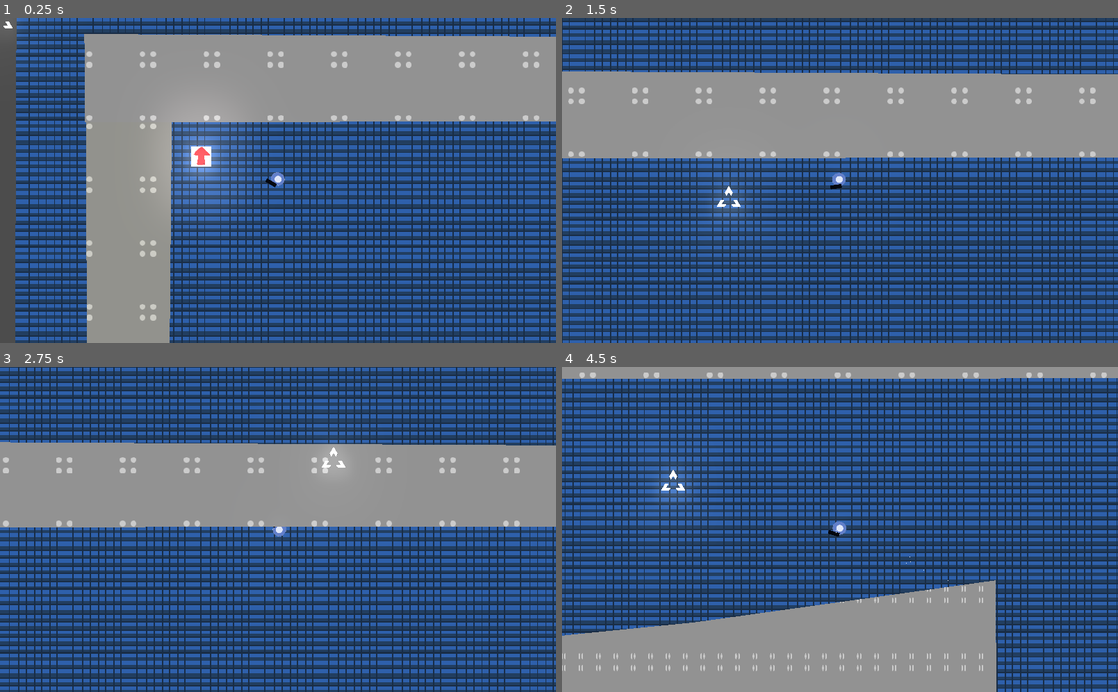
Above: before the commit, frames 1-4 (two rows, left to right).
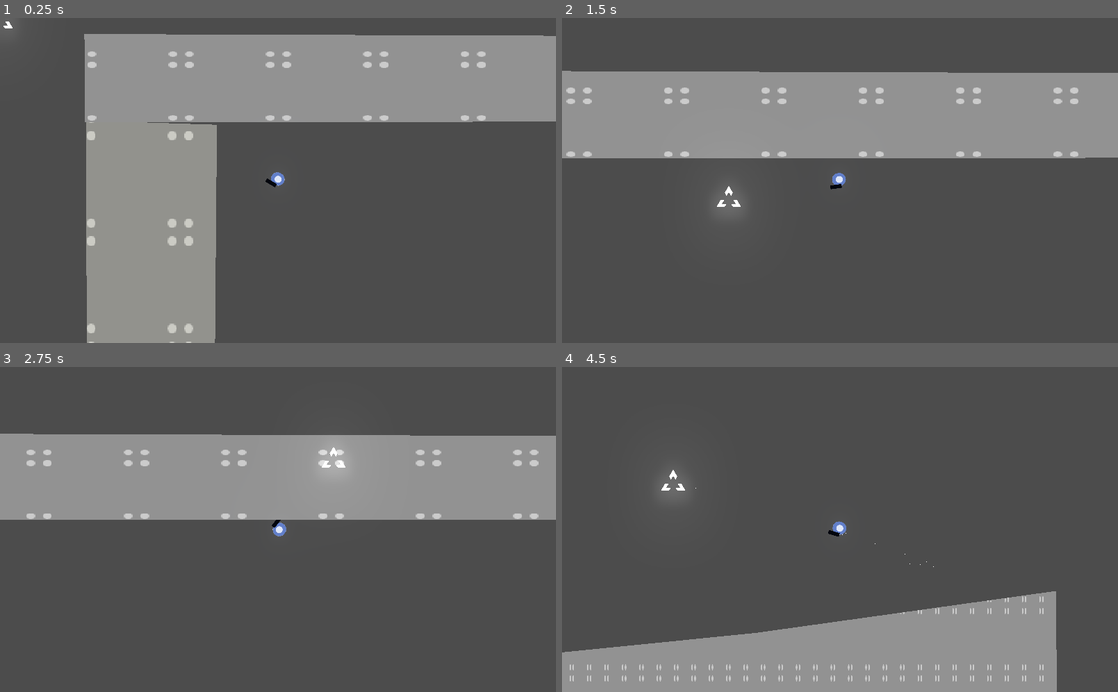
Above: after the commit, the same moments.

Repository: jnrdrgz/BadDrones
Game: Godot game, scene res://Game/Levels/Floor1.tscn
Same seed, same stepped clock (60 frames per second), same inputs: the game is played once before the commit and once after it. This scene is started directly instead of the project's main scene. The engine's default icon, where the game draws it, is replaced by a stand-in: a white triangle on a blue panel in a dark square.
Inputs (mouse positions are in pixels of both pictures, inside the frame that each line leads up to):
- Up to frame 1 (0.25 s): no input
- Up to frame 2 (1.5 s): tap Enter at 0.5 s; move the mouse to (962, 164) at 0.52 s; press the mouse at (962, 164) at 0.53 s; hold W (move_up) 0.53-1.28 s; move the mouse to (728, 196) at 1.27 s; release the mouse at (728, 196) at 1.28 s; hold S (move_down) from 1.28 s (still down); tap 1 (weapon1) at 1.35 s
- Up to frame 3 (2.75 s): move the mouse to (333, 458) at 2.02 s; release S (move_down) at 2.03 s; hold W (move_up) from 2.03 s (still down); hold 2 (weapon2) from 2.03 s (still down)
- Up to frame 4 (4.5 s): move the mouse to (812, 594) at 2.77 s; release 2 (weapon2) at 2.78 s; tap Enter at 2.85 s; move the mouse to (1006, 578) at 3.52 s; release W (move_up) at 3.53 s; press the mouse at (1006, 578) at 3.53 s; hold S (move_down) from 3.53 s (still down); move the mouse to (673, 480) at 4.27 s; release the mouse at (673, 480) at 4.28 s; tap 1 (weapon1) at 4.35 s

The runs differ from the first frame. In frame 1, 66% of the frame differs, in the area x 2-100%, y 0-100%; in frame 2, 75%; in frame 3, 78%; in frame 4, 85%, in the area x 0-100%, y 0-100%.

Commit message:
level design

Diff:
--- a/Game/Argos.tscn
+++ b/Game/Argos.tscn
@@ -9,7 +9,7 @@
 radius = 27.6666
 
 [sub_resource type="RectangleShape2D" id=2]
-extents = Vector2( 143.407, 30.1122 )
+extents = Vector2( 175.754, 30.1122 )
 
 [node name="Argos" type="KinematicBody2D" groups=[
 "argos",
@@ -34,7 +34,7 @@
 [node name="Area2D" type="Area2D" parent="."]
 
 [node name="CollisionShape2D" type="CollisionShape2D" parent="Area2D"]
-position = Vector2( 149.246, 1.26564 )
+position = Vector2( 190.246, 2.26564 )
 shape = SubResource( 2 )
 
 [node name="Explosion" parent="." instance=ExtResource( 3 )]
--- a/Game/BaseEnemy.gd
+++ b/Game/BaseEnemy.gd
@@ -18,20 +18,21 @@
 	set_player()
 
 func follow_player(delta):
-	var vec_to_player = player.global_position - global_position
-	vec_to_player = vec_to_player.normalized()
+	if player:
+		var vec_to_player = player.global_position - global_position
+		vec_to_player = vec_to_player.normalized()
 
-	global_rotation = atan2(vec_to_player.y, vec_to_player.x)
+		global_rotation = atan2(vec_to_player.y, vec_to_player.x)
 
-	var collision = move_and_collide(vec_to_player * MOVE_SPEED * delta)
+		var collision = move_and_collide(vec_to_player * MOVE_SPEED * delta)
 
-	if collision :
-		var obj_coll = collision.collider
+		if collision :
+			var obj_coll = collision.collider
 
-		if obj_coll:
-			if obj_coll.is_in_group("walls"):
-				print("Wall collision")
-				kill()
+			if obj_coll:
+				if obj_coll.is_in_group("walls"):
+					print("Wall collision")
+					kill()
 
 
 func _process(delta):
--- a/Game/BaseEnemy.tscn
+++ b/Game/BaseEnemy.tscn
@@ -4,10 +4,10 @@
 [ext_resource path="res://Game/BaseEnemy.gd" type="Script" id=2]
 
 [sub_resource type="CircleShape2D" id=1]
-radius = 8.37144
+radius = 7.03406
 
 [sub_resource type="RectangleShape2D" id=2]
-extents = Vector2( 6.84463, 6.1676 )
+extents = Vector2( 7.42544, 7.42615 )
 
 [node name="EnemyBase" type="KinematicBody2D"]
 script = ExtResource( 2 )
--- a/Game/BaseLevel.tscn
+++ b/Game/BaseLevel.tscn
@@ -24,6 +24,8 @@
 position = Vector2( 572.42, 213.317 )
 scale = Vector2( 0.1, 0.1 )
 
+[node name="PosibleEngineSpots" type="Node2D" parent="."]
+
 [node name="CanvasLayer" type="CanvasLayer" parent="."]
 layer = 0
 
--- a/Game/Enemy3.tscn
+++ b/Game/Enemy3.tscn
@@ -10,4 +10,7 @@
 [node name="Sprite" parent="." index="0"]
 scale = Vector2( 0.25, 0.25 )
 texture = ExtResource( 2 )
+
+[node name="Explosion" parent="." index="2"]
+scale = Vector2( 0.5, 0.5 )
 [connection signal="body_entered" from="Area2D" to="." method="_on_Area2D_body_entered"]
--- a/Game/Levels/Floor1.tscn
+++ b/Game/Levels/Floor1.tscn
@@ -6,6 +6,7 @@
 [ext_resource path="res://Game/Argos.tscn" type="PackedScene" id=4]
 [ext_resource path="res://Game/Stair.tscn" type="PackedScene" id=5]
 [ext_resource path="res://Game/WallPol.tscn" type="PackedScene" id=6]
+[ext_resource path="res://Game/Enemy2.tscn" type="PackedScene" id=7]
 
 [sub_resource type="Curve2D" id=1]
 _data = {
@@ -17,17 +18,24 @@
 "points": PoolVector2Array( 0, 0, 0, 0, 2662.71, -136.623, 0, 0, 0, 0, 1981.03, -137.883, 0, 0, 0, 0, 1982.48, -111.047, 0, 0, 0, 0, 2652.36, -117.397, 0, 0, 0, 0, 2662.71, -136.623 )
 }
 
+[sub_resource type="NavigationPolygon" id=3]
+vertices = PoolVector2Array( 1496.93, -867.594, 2469.91, -873.251, 1496.93, -827.996, 849.179, -804.649, 2552.59, 687.098, 2693.7, 818.129, -1712.18, 781.956, -851.594, -637.908, -1630.35, -542.586, -1529.55, -834.887, -703.043, -613.141, 2451.8, 294.002, 2272.19, 255.03, 1101.26, -167.513, -772.455, 306.753, 2471.96, -451.871, 2461.88, -99.0934, 1121.32, -351.078, 1536.53, -528.183, -1370.46, 440.237, -1386.48, 306.753, -735.08, 50.4635, -1701.5, 50.4635, -1674.81, -232.523, -703.043, -189.808, -1706.84, 472.273, -1477.25, 482.952 )
+polygons = [ PoolIntArray( 0, 1, 2, 3 ), PoolIntArray( 4, 5, 6 ), PoolIntArray( 7, 8, 9 ), PoolIntArray( 7, 9, 3, 10 ), PoolIntArray( 11, 4, 6, 12 ), PoolIntArray( 13, 12, 6, 14 ), PoolIntArray( 15, 16, 17, 18 ), PoolIntArray( 19, 20, 14 ), PoolIntArray( 21, 22, 23, 24 ), PoolIntArray( 6, 25, 26 ), PoolIntArray( 3, 2, 18, 17, 24, 10 ), PoolIntArray( 24, 17, 13, 21 ), PoolIntArray( 14, 21, 13 ), PoolIntArray( 19, 14, 6, 26 ) ]
+outlines = [ PoolVector2Array( -1712.18, 781.956, -1706.84, 472.273, -1477.25, 482.952, -1370.46, 440.237, -1386.48, 306.753, -772.455, 306.753, -735.08, 50.4635, -1701.5, 50.4635, -1674.81, -232.523, -703.043, -189.808, -703.043, -613.141, -851.594, -637.908, -1630.35, -542.586, -1529.55, -834.887, 849.179, -804.649, 1496.93, -867.594, 2469.91, -873.251, 1496.93, -827.996, 1536.53, -528.183, 2471.96, -451.871, 2461.88, -99.0934, 1121.32, -351.078, 1101.26, -167.513, 2272.19, 255.03, 2451.8, 294.002, 2552.59, 687.098, 2693.7, 818.129 ) ]
+
 [node name="Floor1" instance=ExtResource( 1 )]
 down_floor = "res://Game/Levels/TestLevel.tscn"
 up_floor = "res://Game/Levels/Floor3.tscn"
 
 [node name="Floor" type="Polygon2D" parent="." index="0"]
-position = Vector2( 0, 6.72717 )
+visible = false
+position = Vector2( 58.2598, 6.72717 )
+scale = Vector2( 1.51394, 1 )
 texture = ExtResource( 3 )
-polygon = PoolVector2Array( -106.232, -274.429, -113.359, 1507.37, 3564.27, 1521.62, 3542.89, -295.81 )
+polygon = PoolVector2Array( -196.232, -296.467, -224.224, 2881.92, 1724.03, 2822.59, 3526.73, 2636.13, 3542.89, -295.81 )
 
 [node name="StairUp" parent="." index="1" instance=ExtResource( 5 )]
-position = Vector2( 182.776, 52.2038 )
+position = Vector2( 4589.57, 1653.36 )
 up = true
 floor_to_go = "res://Game/Levels/Floor2.tscn"
 
@@ -41,7 +49,88 @@
 [node name="Camera2D" parent="Player" index="6"]
 position = Vector2( -1.84726, 0.146667 )
 
-[node name="Path2D" type="Path2D" parent="Enemies" index="0"]
+[node name="Enemy2" parent="Enemies" index="0" instance=ExtResource( 7 )]
+position = Vector2( 2851.42, 1419.38 )
+scale = Vector2( 4, 4 )
+
+[node name="Argos" parent="Enemies" index="1" instance=ExtResource( 4 )]
+position = Vector2( 933.363, 1322.35 )
+rotation = -1.5708
+
+[node name="Argos6" parent="Enemies" index="2" instance=ExtResource( 4 )]
+position = Vector2( 539.688, 1227.11 )
+
+[node name="Argos2" parent="Enemies" index="3" instance=ExtResource( 4 )]
+position = Vector2( 946.062, 1511.25 )
+rotation = 1.61094
+
+[node name="Argos3" parent="Enemies" index="4" instance=ExtResource( 4 )]
+position = Vector2( 2466.99, 710.589 )
+rotation = 3.16079
+
+[node name="Argos7" parent="Enemies" index="5" instance=ExtResource( 4 )]
+position = Vector2( 1602.3, 1142.92 )
+rotation = -0.13439
+
+[node name="Argos8" parent="Enemies" index="6" instance=ExtResource( 4 )]
+position = Vector2( 3946.4, 1183.19 )
+rotation = -3.10669
+
+[node name="Argos16" parent="Enemies" index="7" instance=ExtResource( 4 )]
+position = Vector2( 4334.58, 475.961 )
+rotation = -3.5116
+
+[node name="Argos17" parent="Enemies" index="8" instance=ExtResource( 4 )]
+position = Vector2( 4299.67, 799.005 )
+rotation = -2.4295
+
+[node name="Argos18" parent="Enemies" index="9" instance=ExtResource( 4 )]
+position = Vector2( 4358.34, 552.264 )
+rotation = -3.10669
+
+[node name="Argos19" parent="Enemies" index="10" instance=ExtResource( 4 )]
+position = Vector2( 4355.96, 647.4 )
+rotation = -2.83616
+
+[node name="Argos20" parent="Enemies" index="11" instance=ExtResource( 4 )]
+position = Vector2( 4334.56, 728.266 )
+rotation = -2.70177
+
+[node name="Argos15" parent="Enemies" index="12" instance=ExtResource( 4 )]
+position = Vector2( 3986.77, 1580.09 )
+rotation = 3.24282
+
+[node name="Argos10" parent="Enemies" index="13" instance=ExtResource( 4 )]
+position = Vector2( 3230.1, 828.043 )
+rotation = 1.89194
+
+[node name="Argos11" parent="Enemies" index="14" instance=ExtResource( 4 )]
+position = Vector2( 4397.87, 1147.03 )
+rotation = -2.70177
+
+[node name="Argos13" parent="Enemies" index="15" instance=ExtResource( 4 )]
+position = Vector2( 4233.94, 1681.57 )
+rotation = 0.541052
+
+[node name="Argos14" parent="Enemies" index="16" instance=ExtResource( 4 )]
+position = Vector2( 4422.81, 1328.77 )
+rotation = 1.50447
+
+[node name="Argos12" parent="Enemies" index="17" instance=ExtResource( 4 )]
+position = Vector2( 3630.24, 1557.57 )
+rotation = 4.59545
+
+[node name="Argos9" parent="Enemies" index="18" instance=ExtResource( 4 )]
+position = Vector2( 840.428, 1599.14 )
+rotation = 0.541052
+
+[node name="Argos4" parent="Enemies" index="19" instance=ExtResource( 4 )]
+position = Vector2( 263.48, 1409.66 )
+
+[node name="Argos5" parent="Enemies" index="20" instance=ExtResource( 4 )]
+position = Vector2( 526.989, 1708.09 )
+
+[node name="Path2D" type="Path2D" parent="Enemies" index="21"]
 curve = SubResource( 1 )
 
 [node name="PathFollow2D" type="PathFollow2D" parent="Enemies/Path2D" index="0"]
@@ -52,9 +141,12 @@
 position = Vector2( 5.8483, -3.9743 )
 rotation = 0.017249
 
-[node name="Path2D2" type="Path2D" parent="Enemies" index="1"]
-position = Vector2( 200, 200 )
+[node name="Path2D2" type="Path2D" parent="Enemies" index="22"]
+position = Vector2( 1697.11, 190.803 )
 curve = SubResource( 2 )
+__meta__ = {
+"_edit_group_": true
+}
 
 [node name="PathFollow2D" type="PathFollow2D" parent="Enemies/Path2D2" index="0"]
 position = Vector2( 2662.71, -136.623 )
@@ -67,32 +159,45 @@
 ]]
 
 [node name="Wall" type="Polygon2D" parent="Walls/MainWall" index="0"]
-position = Vector2( 0, -3.5636 )
+position = Vector2( -1.16108, 5.53113 )
+scale = Vector2( 1.52635, 1.65351 )
 color = Color( 1, 1, 0.964706, 1 )
 texture = ExtResource( 2 )
 polygon = PoolVector2Array( 2.20593, -5.94447, 136.511, -1.90363, 126.627, 1059.6, 3141.43, 1073.85, 2963.25, 867.162, 2920.87, -13.9167, 3389.03, -7.3096, 3414.3, 1332.67, 7.06934, 1303.88 )
 
 [node name="CollisionPolygon2D" type="CollisionPolygon2D" parent="Walls/MainWall" index="1"]
-polygon = PoolVector2Array( -3.81559, 0.474777, 4.24268, 1299.54, 3421.43, 1342.26, 3389.4, 7.41736, 2921.83, 3.85552, 2962.25, 851.036, 3129.18, 1069.76, 325.181, 1055.76, 120.23, 1063.05, 138.285, -2.32831 )
+position = Vector2( -1.16108, 5.53113 )
+scale = Vector2( 1.52635, 1.65351 )
+polygon = PoolVector2Array( 2.20593, -5.94447, 136.511, -1.90363, 126.627, 1059.6, 3141.43, 1073.85, 2963.25, 867.162, 2920.87, -13.9167, 3389.03, -7.3096, 3414.3, 1332.67, 7.06934, 1303.88 )
+__meta__ = {
+"_editor_description_": ""
+}
 
 [node name="UpWall" type="StaticBody2D" parent="Walls" index="1" groups=[
 "walls",
 ]]
 
 [node name="Polygon2D" type="Polygon2D" parent="Walls/UpWall" index="0"]
+position = Vector2( 0.154744, 0 )
+scale = Vector2( 1.52415, 1 )
 texture = ExtResource( 2 )
 polygon = PoolVector2Array( 0.438637, -1.63244, -0.295227, -140.024, 3382.31, -120.996, 3391.82, -6.83258 )
 
 [node name="CollisionPolygon2D" type="CollisionPolygon2D" parent="Walls/UpWall" index="1"]
-position = Vector2( -7.13525, -11.8921 )
-polygon = PoolVector2Array( -11.7707, -5.45282, 3390.86, 2.54718, 3382.86, -125.453, 0.90097, -117.453 )
+position = Vector2( 0.154744, 0 )
+scale = Vector2( 1.52415, 1 )
+polygon = PoolVector2Array( 0.438637, -1.63244, -0.295227, -140.024, 3382.31, -120.996, 3391.82, -6.83258 )
+__meta__ = {
+"_editor_description_": ""
+}
 
 [node name="Wall1" parent="Walls" index="2" instance=ExtResource( 6 )]
+position = Vector2( 214.251, 483.443 )
 
 [node name="Wall2" type="StaticBody2D" parent="Walls" index="3" groups=[
 "walls",
 ]]
-position = Vector2( 1391.85, 251.432 )
+position = Vector2( 2929.59, 454.328 )
 
 [node name="Polygon2D" type="Polygon2D" parent="Walls/Wall2" index="0"]
 position = Vector2( 159.577, 262.682 )
@@ -101,28 +206,281 @@
 polygon = PoolVector2Array( 266.624, 20.5641, -0.393555, -78.6645, 4754.55, 181.093, 4786.24, 320.199, 3294.89, 236.524 )
 
 [node name="CollisionPolygon2D2" type="CollisionPolygon2D" parent="Walls/Wall2" index="1"]
-position = Vector2( 210.036, 429.407 )
-polygon = PoolVector2Array( 1363.62, 189.332, 1354.88, 45.6059, -56.2125, -259.673, 41.2581, -132.537 )
-
-[node name="Wall4" type="StaticBody2D" parent="Walls" index="4" groups=[
-"walls",
-]]
-position = Vector2( 848.581, 866.541 )
+position = Vector2( 159.577, 262.682 )
+scale = Vector2( 0.295578, 1.11002 )
+polygon = PoolVector2Array( 266.624, 20.5641, -0.393555, -78.6645, 4754.55, 181.093, 4786.24, 320.199, 3294.89, 236.524 )
+__meta__ = {
+"_editor_description_": ""
+}
+
+[node name="Wall6" type="StaticBody2D" parent="Walls" index="4" groups=[
+"walls",
+]]
+position = Vector2( 907.74, 353.049 )
+__meta__ = {
+"_edit_group_": true
+}
+
+[node name="Polygon2D" type="Polygon2D" parent="Walls/Wall6" index="0"]
+position = Vector2( 469.027, 77.6848 )
+scale = Vector2( 0.295578, 1.11002 )
+texture = ExtResource( 2 )
+polygon = PoolVector2Array( 641.979, 206.98, 641.979, -84.44, 2041.68, -84.44, 2041.68, 206.98 )
+__meta__ = {
+"_editor_description_": ""
+}
+
+[node name="CollisionPolygon2D2" type="CollisionPolygon2D" parent="Walls/Wall6" index="1"]
+position = Vector2( 469.027, 77.6848 )
+scale = Vector2( 0.295578, 1.11002 )
+polygon = PoolVector2Array( 641.979, 206.98, 641.979, -84.44, 2041.68, -84.44, 2041.68, 206.98 )
+__meta__ = {
+"_editor_description_": ""
+}
+
+[node name="Wall7" type="StaticBody2D" parent="Walls" index="5" groups=[
+"walls",
+]]
+position = Vector2( 1422.51, 353.049 )
+__meta__ = {
+"_edit_group_": true
+}
+
+[node name="Polygon2D" type="Polygon2D" parent="Walls/Wall7" index="0"]
+position = Vector2( 469.027, 77.6848 )
+scale = Vector2( 0.295578, 1.11002 )
+texture = ExtResource( 2 )
+polygon = PoolVector2Array( 641.979, 206.98, 641.979, -84.44, 2041.68, -84.44, 2041.68, 206.98 )
+__meta__ = {
+"_editor_description_": ""
+}
+
+[node name="CollisionPolygon2D2" type="CollisionPolygon2D" parent="Walls/Wall7" index="1"]
+position = Vector2( 469.027, 77.6848 )
+scale = Vector2( 0.295578, 1.11002 )
+polygon = PoolVector2Array( 641.979, 206.98, 641.979, -84.44, 2041.68, -84.44, 2041.68, 206.98 )
+__meta__ = {
+"_editor_description_": ""
+}
+
+[node name="Wall13" type="StaticBody2D" parent="Walls" index="6" groups=[
+"walls",
+]]
+position = Vector2( 2881.63, 354.506 )
+__meta__ = {
+"_edit_group_": true
+}
+
+[node name="Polygon2D" type="Polygon2D" parent="Walls/Wall13" index="0"]
+position = Vector2( 469.027, 79.4666 )
+scale = Vector2( 0.295578, 1.11002 )
+texture = ExtResource( 2 )
+polygon = PoolVector2Array( 1963.71, 53.3108, 655.593, 88.625, 2518.3, -97.5775, 2482.13, 53.3108 )
+__meta__ = {
+"_editor_description_": ""
+}
+
+[node name="CollisionPolygon2D2" type="CollisionPolygon2D" parent="Walls/Wall13" index="1"]
+position = Vector2( 469.027, 79.4666 )
+scale = Vector2( 0.295578, 1.11002 )
+polygon = PoolVector2Array( 1963.71, 53.3108, 655.593, 88.625, 2518.3, -97.5775, 2482.13, 53.3108 )
+__meta__ = {
+"_editor_description_": ""
+}
+
+[node name="Wall14" type="StaticBody2D" parent="Walls" index="7" groups=[
+"walls",
+]]
+position = Vector2( 2764.78, 569.739 )
+__meta__ = {
+"_edit_group_": true
+}
+
+[node name="Polygon2D" type="Polygon2D" parent="Walls/Wall14" index="0"]
+position = Vector2( 469.027, 79.4666 )
+scale = Vector2( 0.295578, 1.11002 )
+texture = ExtResource( 2 )
+polygon = PoolVector2Array( 1963.71, 53.3108, 655.593, 88.625, 2518.3, -97.5775, 2482.13, 53.3108 )
+__meta__ = {
+"_editor_description_": ""
+}
+
+[node name="CollisionPolygon2D2" type="CollisionPolygon2D" parent="Walls/Wall14" index="1"]
+position = Vector2( 469.027, 79.4666 )
+scale = Vector2( 0.295578, 1.11002 )
+polygon = PoolVector2Array( 1963.71, 53.3108, 655.593, 88.625, 2518.3, -97.5775, 2482.13, 53.3108 )
+__meta__ = {
+"_editor_description_": ""
+}
+
+[node name="Wall8" type="StaticBody2D" parent="Walls" index="8" groups=[
+"walls",
+]]
+position = Vector2( 902.083, 749.029 )
+__meta__ = {
+"_edit_group_": true
+}
+
+[node name="Polygon2D" type="Polygon2D" parent="Walls/Wall8" index="0"]
+position = Vector2( 469.027, 77.6848 )
+scale = Vector2( 0.295578, 1.11002 )
+texture = ExtResource( 2 )
+polygon = PoolVector2Array( 641.979, 206.98, 641.979, -84.44, 2041.68, -84.44, 2041.68, 206.98 )
+__meta__ = {
+"_editor_description_": ""
+}
+
+[node name="CollisionPolygon2D2" type="CollisionPolygon2D" parent="Walls/Wall8" index="1"]
+position = Vector2( 469.027, 77.6848 )
+scale = Vector2( 0.295578, 1.11002 )
+polygon = PoolVector2Array( 641.979, 206.98, 641.979, -84.44, 2041.68, -84.44, 2041.68, 206.98 )
+__meta__ = {
+"_editor_description_": ""
+}
+
+[node name="Wall10" type="StaticBody2D" parent="Walls" index="9" groups=[
+"walls",
+]]
+position = Vector2( 1162.42, 1174.45 )
+__meta__ = {
+"_edit_group_": true
+}
+
+[node name="Polygon2D" type="Polygon2D" parent="Walls/Wall10" index="0"]
+position = Vector2( 469.027, 77.6848 )
+scale = Vector2( 0.295578, 1.11002 )
+texture = ExtResource( 2 )
+polygon = PoolVector2Array( 641.979, 206.98, 641.979, -84.44, 2041.68, -84.44, 2041.68, 206.98 )
+__meta__ = {
+"_editor_description_": ""
+}
+
+[node name="CollisionPolygon2D2" type="CollisionPolygon2D" parent="Walls/Wall10" index="1"]
+position = Vector2( 469.027, 77.6848 )
+scale = Vector2( 0.295578, 1.11002 )
+polygon = PoolVector2Array( 641.979, 206.98, 641.979, -84.44, 2041.68, -84.44, 2041.68, 206.98 )
+__meta__ = {
+"_editor_description_": ""
+}
+
+[node name="Wall11" type="StaticBody2D" parent="Walls" index="10" groups=[
+"walls",
+]]
+position = Vector2( 3032.76, 1365.6 )
+scale = Vector2( 0.7, 0.7 )
+__meta__ = {
+"_edit_group_": true
+}
+
+[node name="Polygon2D" type="Polygon2D" parent="Walls/Wall11" index="0"]
+position = Vector2( 596.617, -86.9632 )
+scale = Vector2( 0.180509, 0.728345 )
+texture = ExtResource( 2 )
+polygon = PoolVector2Array( 1944.18, 85.8932, 2237.97, 75.6892, 2237.97, 317.181, 3719.67, 320.582, 3584.69, -50.8199, 1790.9, -70.566, 1814.42, -235.09, 2750.72, -179.473, 3906.55, -110.815, 4064.55, 419.219, 1905.86, 409.016 )
+__meta__ = {
+"_editor_description_": ""
+}
+
+[node name="CollisionPolygon2D2" type="CollisionPolygon2D" parent="Walls/Wall11" index="1"]
+position = Vector2( 596.617, -86.9632 )
+scale = Vector2( 0.180509, 0.728345 )
+polygon = PoolVector2Array( 1944.18, 85.8932, 2237.97, 75.6892, 2237.97, 317.181, 3719.67, 320.582, 3584.69, -50.8199, 1790.9, -70.566, 1814.42, -235.09, 2750.72, -179.473, 3906.55, -110.815, 4064.55, 419.219, 1905.86, 409.016 )
+__meta__ = {
+"_editor_description_": ""
+}
+
+[node name="Wall12" type="StaticBody2D" parent="Walls" index="11" groups=[
+"walls",
+]]
+position = Vector2( 1757.15, 1342.6 )
+scale = Vector2( 1.8, 1.8 )
+__meta__ = {
+"_edit_group_": true
+}
+
+[node name="Polygon2D" type="Polygon2D" parent="Walls/Wall12" index="0"]
+position = Vector2( 596.617, -86.9632 )
+scale = Vector2( 0.180509, 0.728345 )
+texture = ExtResource( 2 )
+polygon = PoolVector2Array( 1944.18, 85.8932, 2237.97, 75.6892, 2237.97, 317.181, 3719.67, 320.582, 3584.69, -50.8199, 1790.9, -70.566, 1814.42, -235.09, 2750.72, -179.473, 3906.55, -110.815, 4064.55, 419.219, 1905.86, 409.016 )
+__meta__ = {
+"_editor_description_": ""
+}
+
+[node name="CollisionPolygon2D3" type="CollisionPolygon2D" parent="Walls/Wall12" index="1"]
+position = Vector2( 596.617, -86.9632 )
+scale = Vector2( 0.180509, 0.728345 )
+polygon = PoolVector2Array( 1944.18, 85.8932, 2237.97, 75.6892, 2237.97, 317.181, 3719.67, 320.582, 3584.69, -50.8199, 1790.9, -70.566, 1814.42, -235.09, 2750.72, -179.473, 3906.55, -110.815, 4064.55, 419.219, 1905.86, 409.016 )
+__meta__ = {
+"_editor_description_": ""
+}
+
+[node name="Wall9" type="StaticBody2D" parent="Walls" index="12" groups=[
+"walls",
+]]
+position = Vector2( 1422.51, 760.342 )
+__meta__ = {
+"_edit_group_": true
+}
+
+[node name="Polygon2D" type="Polygon2D" parent="Walls/Wall9" index="0"]
+position = Vector2( 469.027, 77.6848 )
+scale = Vector2( 0.295578, 1.11002 )
+texture = ExtResource( 2 )
+polygon = PoolVector2Array( 641.979, 206.98, 641.979, -84.44, 2041.68, -84.44, 2041.68, 206.98 )
+__meta__ = {
+"_editor_description_": ""
+}
+
+[node name="CollisionPolygon2D2" type="CollisionPolygon2D" parent="Walls/Wall9" index="1"]
+position = Vector2( 469.027, 77.6848 )
+scale = Vector2( 0.295578, 1.11002 )
+polygon = PoolVector2Array( 641.979, 206.98, 641.979, -84.44, 2041.68, -84.44, 2041.68, 206.98 )
+__meta__ = {
+"_editor_description_": ""
+}
+
+[node name="Wall4" type="StaticBody2D" parent="Walls" index="13" groups=[
+"walls",
+]]
+position = Vector2( -3.65576, 1155.75 )
+__meta__ = {
+"_edit_group_": true
+}
 
 [node name="Polygon2D" type="Polygon2D" parent="Walls/Wall4" index="0"]
-position = Vector2( 306.086, -125.653 )
-scale = Vector2( 0.272322, 1.40034 )
-texture = ExtResource( 2 )
-polygon = PoolVector2Array( -495.979, -7.49945, 2036.08, 4.5105, 2110.19, 117.404, 604.855, 101.33, 90.0054, 237.262, -428.758, 231.257 )
+position = Vector2( 91.6846, -17.853 )
+texture = ExtResource( 2 )
+polygon = PoolVector2Array( 1033.29, 53.6409, 1037.6, -114.732, 82.6992, -114.938, 94.7988, 213.51, 380.753, 221.82, 378.695, 33.0601 )
+__meta__ = {
+"_editor_description_": ""
+}
 
 [node name="CollisionPolygon2D3" type="CollisionPolygon2D" parent="Walls/Wall4" index="1"]
 position = Vector2( 91.6846, -17.853 )
-polygon = PoolVector2Array( 778.961, 53.2416, 765.507, -108.211, 82.6992, -114.938, 94.7988, 213.51, 233.39, 219.18, 378.695, 33.0601 )
-
-[node name="Wall3" type="StaticBody2D" parent="Walls" index="5" groups=[
-"walls",
-]]
-position = Vector2( 1831.86, 565.721 )
+polygon = PoolVector2Array( 1033.29, 53.6409, 1037.6, -114.732, 82.6992, -114.938, 94.7988, 213.51, 380.753, 221.82, 378.695, 33.0601 )
+
+[node name="Wall5" type="StaticBody2D" parent="Walls" index="14" groups=[
+"walls",
+]]
+position = Vector2( -3.65576, 1215.68 )
+
+[node name="Polygon2D" type="Polygon2D" parent="Walls/Wall5" index="0"]
+position = Vector2( 183.6, 185.978 )
+texture = ExtResource( 2 )
+polygon = PoolVector2Array( 630.933, -24.9695, 816.454, -23.5291, 813.115, -125.773, 946.599, -117.764, 947.262, -3.56372, 940.127, 272.332, 813.115, 269.34, 814.454, 60.4709, 696.454, 58.4709, 690.454, 142.471, 584.454, 134.471, 580.986, 236.656, 307.469, 236.656, 316.982, 89.1943, 421.632, 89.1943, 416.876, 155.79, 498.454, 158.471, 515.633, -29.2046 )
+__meta__ = {
+"_editor_description_": ""
+}
+
+[node name="CollisionPolygon2D4" type="CollisionPolygon2D" parent="Walls/Wall5" index="1"]
+position = Vector2( 183.6, 185.978 )
+polygon = PoolVector2Array( 630.933, -24.9695, 816.454, -23.5291, 813.115, -125.773, 946.599, -117.764, 947.262, -3.56372, 940.127, 272.332, 813.115, 269.34, 814.454, 60.4709, 696.454, 58.4709, 690.454, 142.471, 584.454, 134.471, 580.986, 236.656, 307.469, 236.656, 316.982, 89.1943, 421.632, 89.1943, 416.876, 155.79, 498.454, 158.471, 515.633, -29.2046 )
+
+[node name="Wall3" type="StaticBody2D" parent="Walls" index="15" groups=[
+"walls",
+]]
+position = Vector2( 3364.71, 543.068 )
 
 [node name="Polygon2D" type="Polygon2D" parent="Walls/Wall3" index="0"]
 position = Vector2( 243.865, -337.418 )
@@ -131,5 +489,25 @@
 polygon = PoolVector2Array( -244.227, -114.725, 3288.8, -104.931, 3337.34, 145.187, -225.776, 142.279 )
 
 [node name="CollisionPolygon2D4" type="CollisionPolygon2D" parent="Walls/Wall3" index="1"]
-position = Vector2( -138.091, -236.947 )
-polygon = PoolVector2Array( 328.584, 24.1052, 321.155, -196.161, 1235.54, -181.306, 1244.43, 20.5416 )
+position = Vector2( 243.865, -337.418 )
+scale = Vector2( 0.259543, 0.866415 )
+polygon = PoolVector2Array( -244.227, -114.725, 3288.8, -104.931, 3337.34, 145.187, -225.776, 142.279 )
+__meta__ = {
+"_editor_description_": ""
+}
+
+[node name="Pos1" type="Node2D" parent="PosibleEngineSpots" index="0"]
+position = Vector2( 254.592, 1653.52 )
+
+[node name="Pos2" type="Node2D" parent="PosibleEngineSpots" index="1"]
+position = Vector2( 4293.18, 491.085 )
+
+[node name="Pos3" type="Node2D" parent="PosibleEngineSpots" index="2"]
+position = Vector2( 3811.22, 1366.92 )
+
+[node name="Navigation2D" type="Navigation2D" parent="." index="9"]
+visible = false
+position = Vector2( 1927.89, 907.143 )
+
+[node name="NavigationPolygonInstance" type="NavigationPolygonInstance" parent="Navigation2D" index="0"]
+navpoly = SubResource( 3 )
Not shown: 1 places in Game/Levels/Floor1.tscn that only renumber resources
